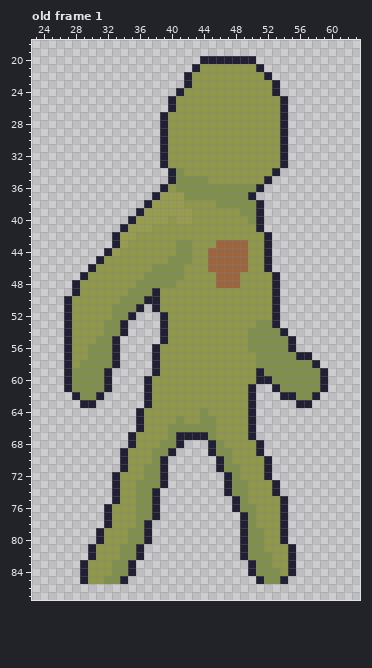
Pixel-art file -- characters/enemy1.ase. Above is the file before it was changed.
96x96 pixels, 1 frame. Shown: old frame 1: x 23..63, y 18..87. The commit also changed other frames, which this record leaves out.
Now the later version:
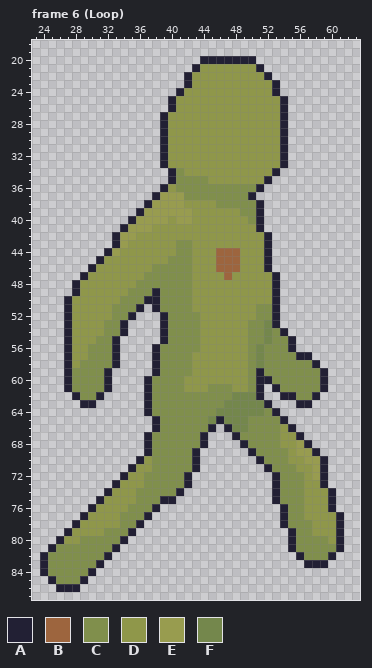
Palette (. is transparent): A #222034  B #9d653e  C #808f4c  D #8f974a  E #989c4f  F #74874c
A new or re-ordered frame is compared with the old frame closest to it.
From old to new:
frames 1 -> 7
Frame 6 (Loop) is new; against old frame 1, layers "heart", "skin", "outline":
y 43: x 46..49 BBBB -> DDDD
y 44..45: x 45 B -> D; x 49 B -> D
y 46: x 42 D -> C; x 45 B -> D; x 49 B -> D
y 47: x 42 D -> C; x 46 B -> D; x 48 B -> D
y 48: x 41..42 DD -> CC; x 46..48 BBB -> DDD
y 49..50: x 39..42 DDDD -> CCCC
y 51: x 39..42 DDDD -> CCCC; x 51..52 DD -> CC
y 52: x 40..43 DDDD -> CCCC; x 51..52 DD -> CC
y 53: x 40..43 DDDD -> CCCC; x 50 D -> C; x 52 C -> F
y 54..55: x 40..43 DDDD -> CCCC; x 52 C -> F
y 56: x 39..43 DDDDD -> CCCCC; x 51 C -> F
y 57..58: x 39..42 DDDD -> CCCC; x 50..51 DC -> CF
y 59: x 39..42 DDDD -> CCCC; x 50 D -> C
y 60: x 38..41 DDDD -> CCCC; x 50 D -> C
y 61: x 38..41 DDDD -> CCCC; x 45..47 DDD -> CCC; x 50..51 A. -> CA
y 62: x 38..51 DDDDDDDDDDDDA. -> CCCCCCCCCCFFFA
y 63: x 38..52 DDDDDDDDDDDDA.. -> CCCCCCCCCFFFFFA
y 64: x 36..43 ADDDDDDD -> .ACCCCCC; x 45..53 DDDDDA... -> CFFFFFFCA
y 65: x 36..40 ADDDD -> ..ACC; x 42..43 DD -> CC; x 45..54 CDDDDA.... -> FAFFFCCCCA
y 66: x 36..39 ADDD -> ..AC; x 45..55 CDDDDA..... -> A.AFFCCCCDA
y 67: x 35..39 ADDDD -> ..ACC; x 41..43 AAA -> CCC; x 45..56 CDDDDA...... -> ...ACCCCCDDA
y 68: x 35..38 ADDD -> ..AC; x 41..57 A...ACDDDDA...... -> CCCA....ACCCCDDEA
y 69: x 34..37 ADDD -> ...A; x 40..43 A... -> CCCA; x 45..58 ACCDDDA....... -> .....ACCCCDEEA
y 70: x 34..36 ADD -> ..A; x 39..43 A.... -> CCCCA; x 46..59 ACDDDDA....... -> .....ACCCDDEEA
y 71: x 34..35 AD -> .A; x 37 C -> D; x 39..43 A.... -> CCCCA; x 46..51 ACCDDD -> ......; x 53..59 ....... -> CCCDDEA
y 72: x 33..34 AD -> .A; x 39..42 A... -> CCCA; x 47..59 ACDDDA....... -> ......ACCCDEA
y 73: x 36 C -> D; x 39..42 A... -> CCCA; x 47..52 ACCDDD -> ......; x 54..59 ...... -> CCCDDA
y 74: x 32..33 .A -> AD; x 38..41 A... -> CCCA; x 47..52 ACCDDD -> ......; x 54..60 ....... -> CCCDDDA
y 75: x 31..33 ..A -> ADD; x 38..40 A.. -> CAA; x 48..60 ACDDDDA...... -> .....ACCCDDDA
y 76: x 30..32 ..A -> ADD; x 35 D -> C; x 48..53 ACCDDD -> ......; x 55..60 ...... -> CCDDDA
y 77: x 29..32 ...A -> ADDD; x 34..35 DD -> CC; x 37..38 CA -> A.; x 49..53 ACDDD -> .....; x 55..61 ....... -> CCDDDDA
y 78: x 28..32 ....A -> ADDDD; x 34..37 DDCA -> CCA.; x 49..53 ACDDD -> .....; x 55..61 ....... -> CCCDDDA
y 79: x 27..37 ....ADDDCCA -> ADDDDCCCA..; x 49..61 ACCDDA....... -> ......ACCDDDA
y 80: x 26..37 .....ADDDCCA -> ADDCCCCCA...; x 49..61 ACCDDA....... -> ......ACCCCDA
y 81: x 25..36 .....ADDDCCA -> ACCCCCCCA...; x 49..54 ACCDDD -> ......; x 56..61 ...... -> CCCCCA
y 82: x 24..36 ......ADDDCCA -> ACCCCCCCA....; x 49..60 ACCCDDA..... -> .......ACCCA
y 83: x 24..35 .....ADDDCCA -> ACCCCCCA....; x 50..55 ACCDDA -> ......; x 57..59 ... -> AAA
y 84: x 24..35 .....ADDDCCA -> ACCCCCA.....; x 50..55 ACCCDA -> ......
y 85: x 25..28 .... -> ACCC; x 30..34 DDCCA -> .....; x 51..54 ACCA -> ....
y 86: x 26..28 ... -> AAA
Pixel boxes of the changes (left, top, right, bottom) in both pictures:
changed: (40, 240, 344, 592)
